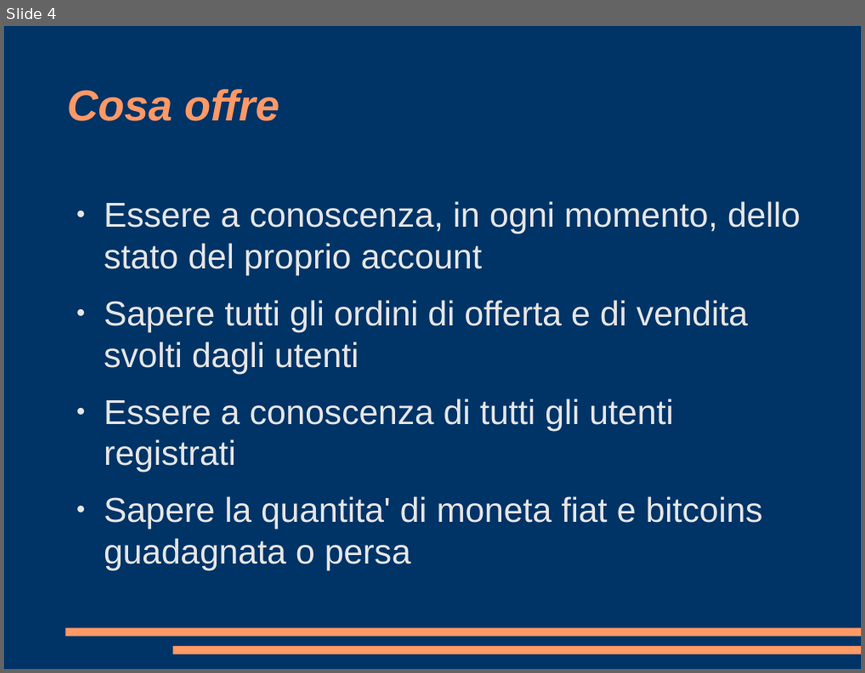
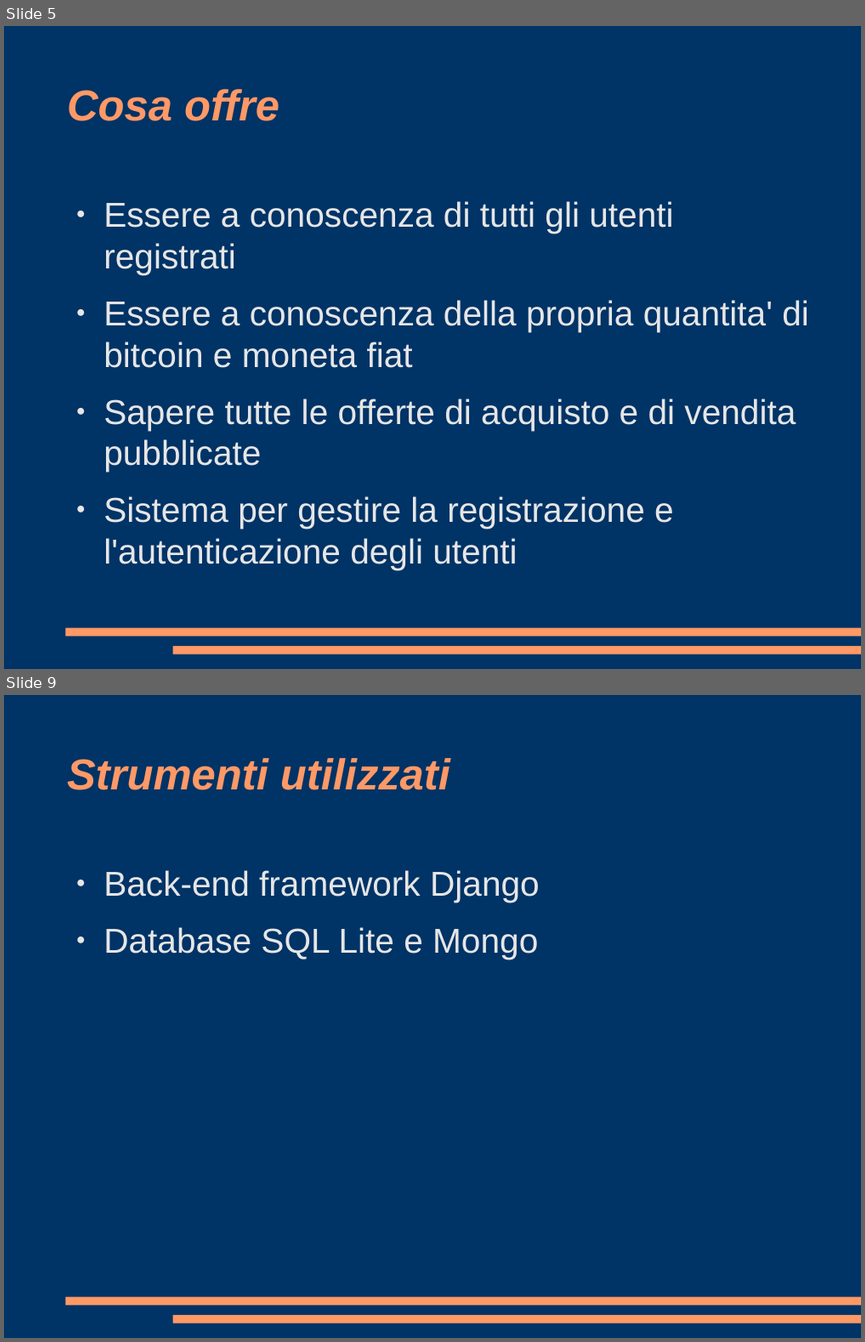
Before and after one commit to fachinmax/exchange_platform, a slide deck: presentazione.odp. Shown one above the other, each under a label of ours: slide 4 before the commit, slides 5 and 9 after it; the slides between them are not shown. The pictures are 865x673 and 865x1342 pixels, drawn with LibreOffice and Linux fonts; fonts in the diff are those of the drawing. Boxes give left, top, right and bottom in pixels: in the first picture for what was removed or moved away, otherwise in the second. Text is boxed around its words. In the diff, an @@ line names an element or a change of style, - is before the commit and + after.

```diff
--- a/presentazione.odp
+++ b/presentazione.odp
@@ slide 9 added at [4, 695, 861, 1338], background #003366; not listed: 2 template elements that a slide beside it also shows @@
@@ title added at [67, 758, 450, 790], 40 pt, text #FF9966, bold, italic @@
+Strumenti utilizzati
@@ text added at [103, 870, 540, 959], 32 pt, text #E6E6E6 @@
+● Back-end framework Django
+● Database SQL Lite e Mongo
@@ what was slide 4 is now slide 5 @@
@@ slide 5 changed as well @@
@@ text at [103, 201, 800, 374]: paragraphs removed @@
-● Essere a conoscenza, in ogni momento, dello stato del proprio account
-● Sapere tutti gli ordini di offerta e di vendita svolti dagli utenti
@@ text at [103, 300, 809, 570]: text changed @@
-● Sapere la quantita' di moneta fiat e bitcoins guadagnata o persa
+● Essere a conoscenza della propria quantita' di bitcoin e moneta fiat
+● Sapere tutte le offerte di acquisto e di vendita pubblicate
+● Sistema per gestire la registrazione e l'autenticazione degli utenti
```
Also in this commit, not shown: 4 other slides changed, 5 other slides added, 1 slide removed.
